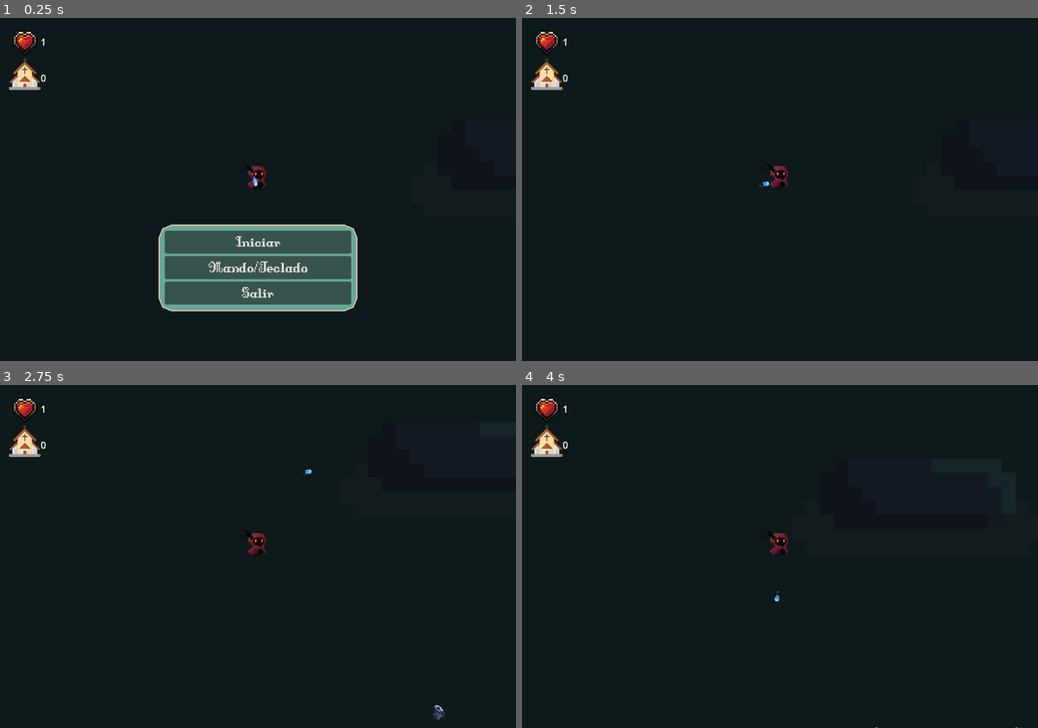
Above: before the commit, frames 1-4 (two rows, left to right).
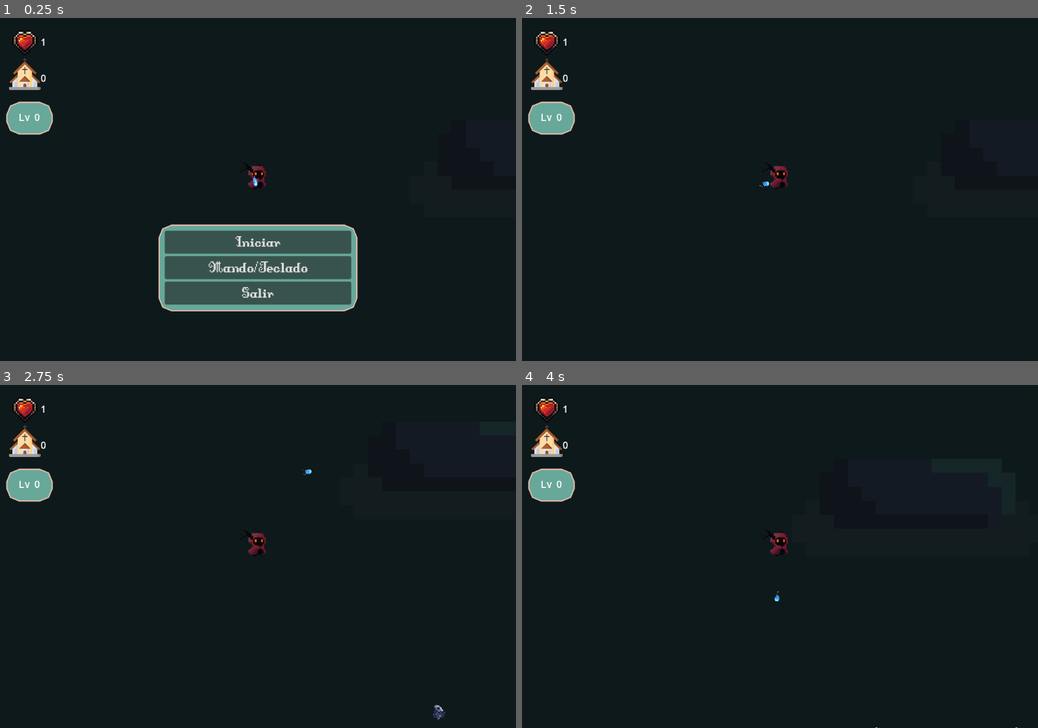
Above: after the commit, the same moments.

Repository: francogarcino/ipv-boss-2024-s2
Game: Godot game, scene res://src/Main.tscn
The game is run twice, just before and just after one commit, with the same random seed, the same clock (stepped at 60 frames per second) and the same inputs.
Inputs (mouse positions are in pixels of both pictures, inside the frame that each line leads up to):
- Up to frame 1 (0.25 s): no input
- Up to frame 2 (1.5 s): click "Iniciar" at 0.5 s; tap Enter at 1.25 s; move the mouse to (893, 172) at 1.27 s; hold Right (move_right) from 1.28 s (still down); click (893, 172) at 1.35 s
- Up to frame 3 (2.75 s): tap Space at 2 s; move the mouse to (154, 573) at 2.02 s; release Right (move_right) at 2.03 s; hold Down (move_down) from 2.03 s (still down); click (154, 573) at 2.1 s
- Up to frame 4 (4 s): move the mouse to (831, 481) at 2.77 s; release Down (move_down) at 2.78 s; hold Right (move_right) 2.78-3.53 s; click (831, 481) at 2.85 s; move the mouse to (754, 625) at 3.52 s; hold Up (move_up) from 3.53 s (still down); click (754, 625) at 3.6 s

The runs differ from the first frame. In frame 1, 0.8% of the frame differs, in the area x 1-11%, y 24-35%; in frame 2, 0.8%; in frame 3, 0.8%; in frame 4, 0.8%.

Commit message:
Level añadido a la interfaz y limitado hasta el 10

Diff:
--- a/src/entities/player/player.gd
+++ b/src/entities/player/player.gd
@@ -57,10 +57,13 @@
 	if body is Experience:
 		body.queue_free()
 		experience_gained += 1
-		if experience_gained == ((actual_level + 1) * 2):
-			actual_level += 1
-			if actual_level % 3 == 0:
-				emit_signal("invocar_santuario")
-			else:
-				emit_signal("subir_nivel")
-			print("level_up: ", actual_level)
+		if actual_level < 10 && experience_gained == ((actual_level + 1) * 2):
+			_level_up()
+
+func _level_up() -> void:
+	actual_level += 1
+	if actual_level % 3 == 0:
+		emit_signal("invocar_santuario")
+	else:
+		emit_signal("subir_nivel")
+	print("level_up: ", actual_level)
--- a/src/main.gd
+++ b/src/main.gd
@@ -93,6 +93,7 @@
 	pause_menu.is_accepted = false
 	level_up_sound.play()
 	improvement_menu._show()
+	gui._add_lvl()
 
 func _on_angel_mejorado() -> void:
 	pause_menu.is_accepted = true
@@ -109,6 +110,7 @@
 	gui._add_life()
 	add_child(sanctuary)
 	sanctuary_menu._show()
+	gui._add_lvl()
 
 func _spawn_experience(demon_position: Vector2) -> void:
 	var experience = experience_scene.instantiate()
--- a/src/ui/gui.gd
+++ b/src/ui/gui.gd
@@ -3,6 +3,7 @@
 @onready var label: Label = $StatsContainer/Label
 @onready var amount_of_lifes: Label = $StatsContainer/AmountOfLifes
 @onready var amount_of_sanctuaries: Label = $StatsContainer/AmountOfSanctuaries
+@onready var lvl: Label = $StatsContainer/Panel/Lvl
 
 func _add_life() -> void:
 	amount_of_lifes.text = str(int(amount_of_lifes.text) + 1)
@@ -11,3 +12,6 @@
 func _lose_life() -> void:
 	amount_of_lifes.text = str(int(amount_of_lifes.text) - 1)
 	amount_of_sanctuaries.text = str(int(amount_of_sanctuaries.text) - 1)
+
+func _add_lvl() -> void:
+	lvl.text = str(int(lvl.text) + 1)
--- a/src/ui/gui.tscn
+++ b/src/ui/gui.tscn
@@ -8,6 +8,19 @@
 atlas = ExtResource("1_ps6b8")
 region = Rect2(16, 16, 16, 16)
 margin = Rect2(8, 8, 0, 0)
+
+[sub_resource type="StyleBoxFlat" id="StyleBoxFlat_j5b36"]
+bg_color = Color(0.402759, 0.657996, 0.602597, 1)
+border_width_left = 2
+border_width_top = 2
+border_width_right = 2
+border_width_bottom = 2
+border_color = Color(0.93045, 0.757758, 0.681826, 1)
+corner_radius_top_left = 20
+corner_radius_top_right = 20
+corner_radius_bottom_right = 20
+corner_radius_bottom_left = 20
+corner_detail = 2
 
 [node name="GUI" type="Control"]
 layout_mode = 3
@@ -48,3 +61,24 @@
 offset_right = 105.0
 offset_bottom = 108.0
 text = "0"
+
+[node name="Panel" type="Panel" parent="StatsContainer"]
+offset_left = 10.0
+offset_top = 135.0
+offset_right = 85.0
+offset_bottom = 188.0
+theme_override_styles/panel = SubResource("StyleBoxFlat_j5b36")
+
+[node name="LvlLabel" type="Label" parent="StatsContainer/Panel"]
+offset_left = 20.0
+offset_top = 13.0
+offset_right = 60.0
+offset_bottom = 36.0
+text = "Lv"
+
+[node name="Lvl" type="Label" parent="StatsContainer/Panel"]
+offset_left = 45.0
+offset_top = 13.0
+offset_right = 85.0
+offset_bottom = 36.0
+text = "0"
Not shown: 1 places in src/ui/gui.tscn that only renumber resources
